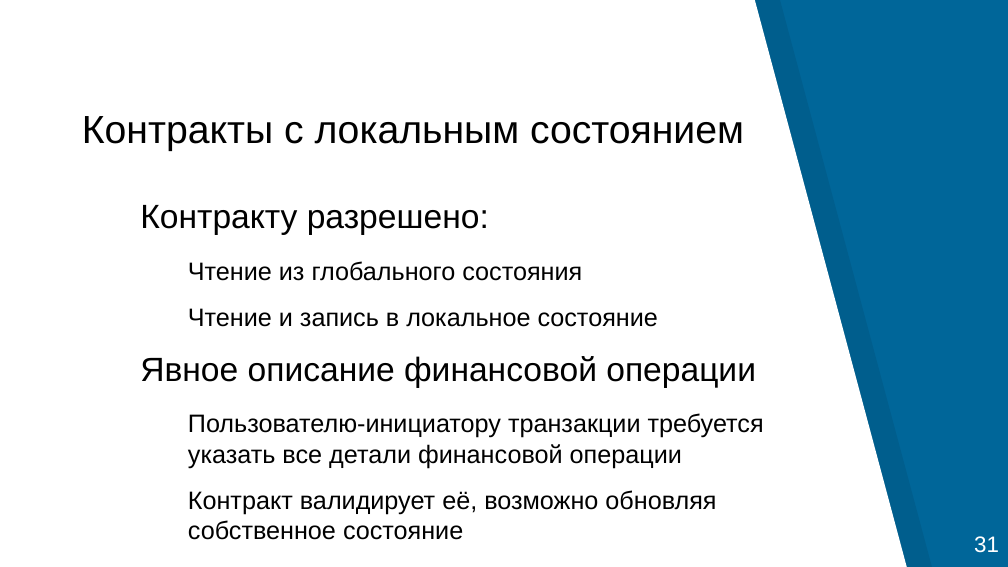
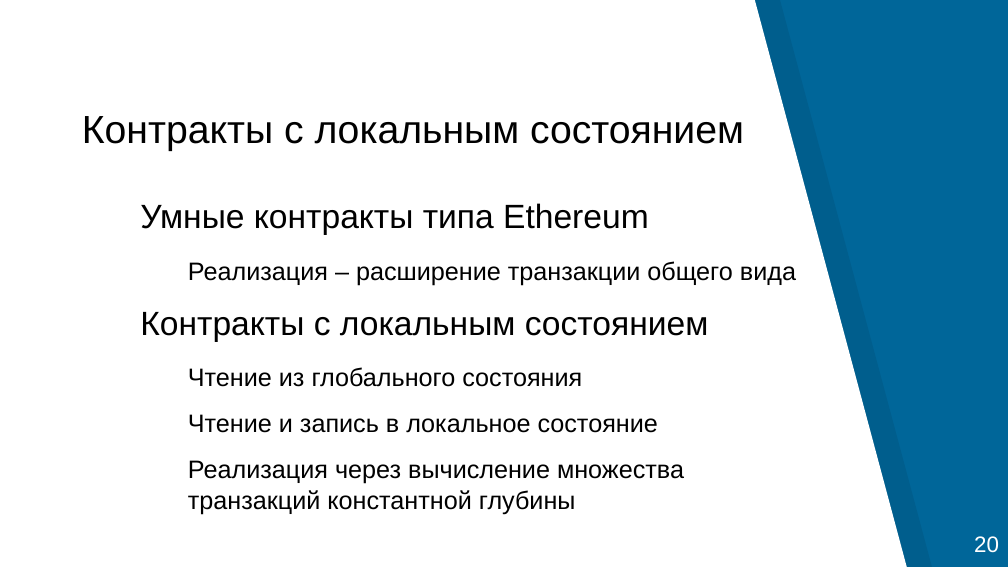
Before and after one commit to georgeee/itmo-master-thesis, a slide deck: slide 17 of presentation.odp (slide 25 before the commit). Drawn at 1008x567 pixels with LibreOffice and Linux fonts; fonts in the diff are those of the drawing. Boxes give left, top, right and bottom in pixels: in the first picture for what was removed or moved away, otherwise in the second. Text is boxed around its words. In the diff, an @@ line names an element or a change of style, - is before the commit and + after.

```diff
--- a/presentation.odp
+++ b/presentation.odp
@@ text at [140, 203, 796, 342]: text changed @@
-● Контракту разрешено:
+● Умные контракты типа Ethereum
+  − Реализация – расширение транзакции общего вида
+● Контракты с локальным состоянием
@@ text at [188, 460, 684, 514]: text changed @@
-● Явное описание финансовой операции
-  − Пользователю-инициатору транзакции требуется указать все детали финансовой операции
-  − Контракт валидирует её, возможно обновляя собственное состояние
+  − Реализация через вычисление множества транзакций константной глубины
@@ text at [974, 536, 999, 553]: text changed @@
-31
+20
```
Also in this commit, not shown: 7 other slides changed, 12 slides added, 23 slides removed, 21 other files.
